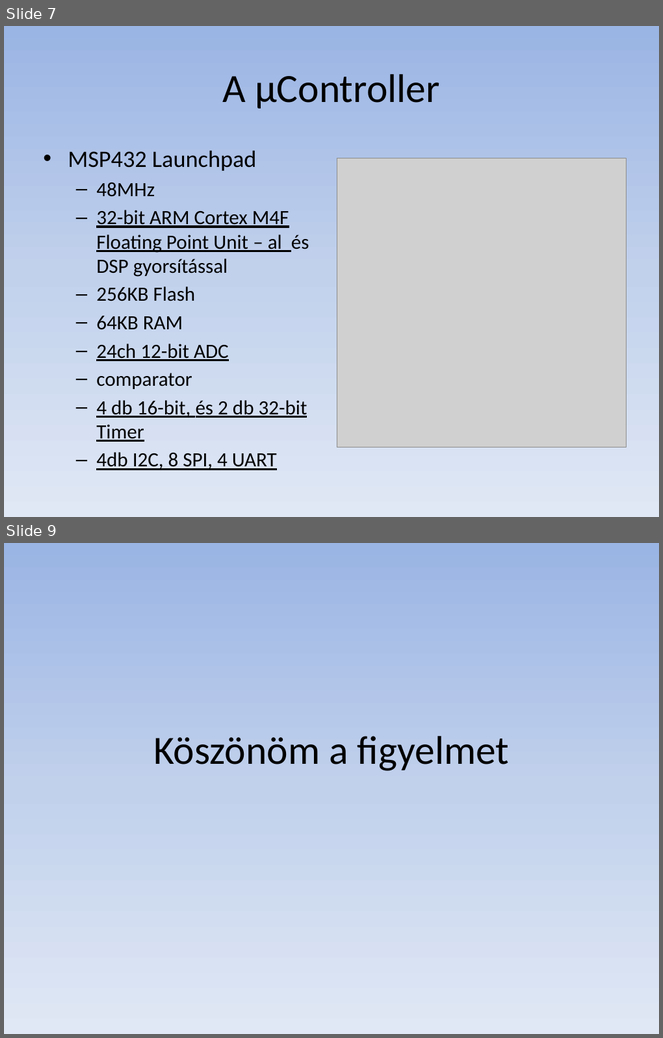
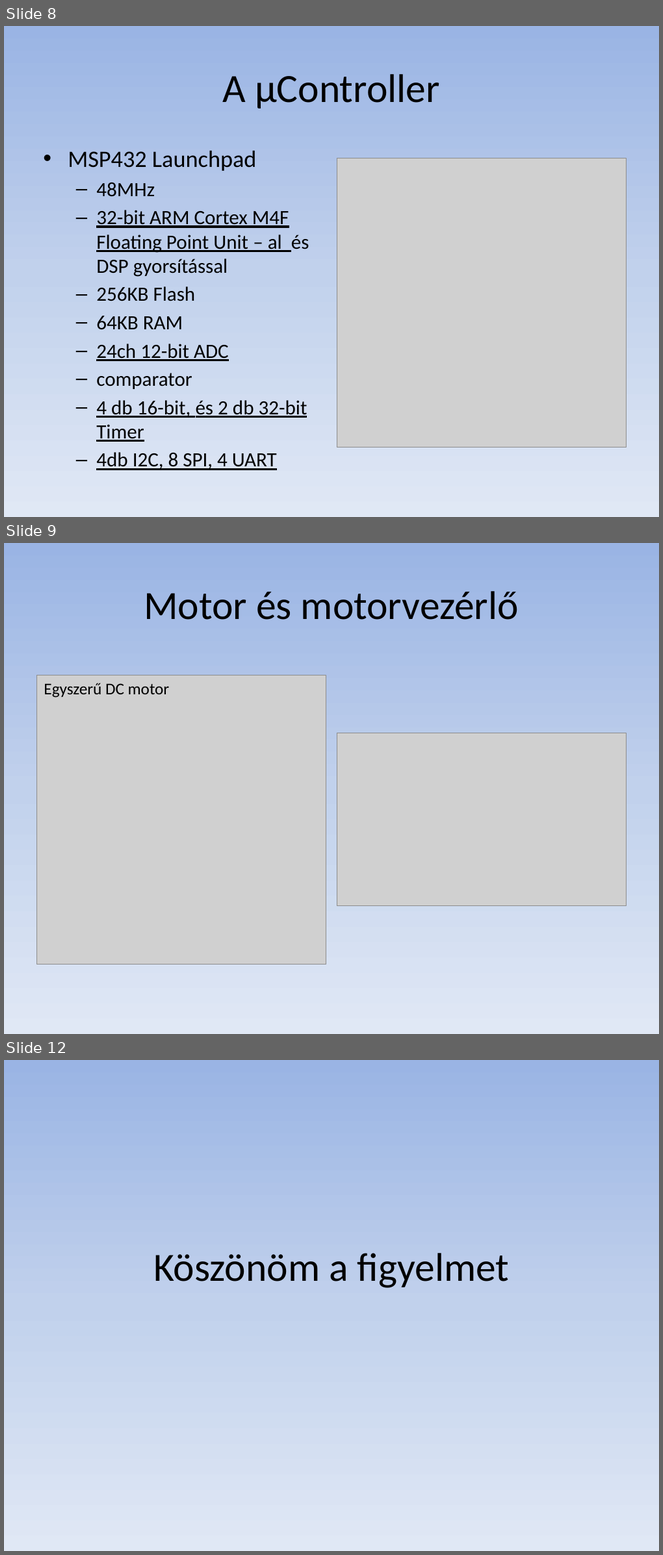
Before and after one commit to raziel89/FGFS_simulator, a slide deck: flight_proj.pptx. Shown one above the other, each under a label of ours: slides 7 and 9 before the commit, slides 8, 9 and 12 after it; the slides between them are not shown. The pictures are 663x1038 and 663x1555 pixels, drawn with LibreOffice and Linux fonts; fonts in the diff are those of the drawing; grey boxes stand for pictures. Boxes give left, top, right and bottom in pixels: in the first picture for what was removed or moved away, otherwise in the second. Text is boxed around its words. In the diff, an @@ line names an element or a change of style, - is before the commit and + after.

```diff
--- a/flight_proj.pptx
+++ b/flight_proj.pptx
@@ slide 9 added at [4, 543, 659, 1034], background gradient #9AB5E4 to #C2D1ED to #E1E8F5 @@
@@ title added at [144, 591, 519, 620], 44 pt, text #000000 @@
+Motor és motorvezérlő
@@ picture added at [36, 676, 326, 965] @@
@@ text added at [44, 683, 170, 698], 18 pt, text #000000 @@
+Egyszerű DC motor
@@ picture added at [337, 733, 627, 906] @@
@@ what was slide 7 is now slide 8 @@
@@ what was slide 9 is now slide 12 @@
```
Also in this commit, not shown: 3 other slides added, 1 slide removed.
